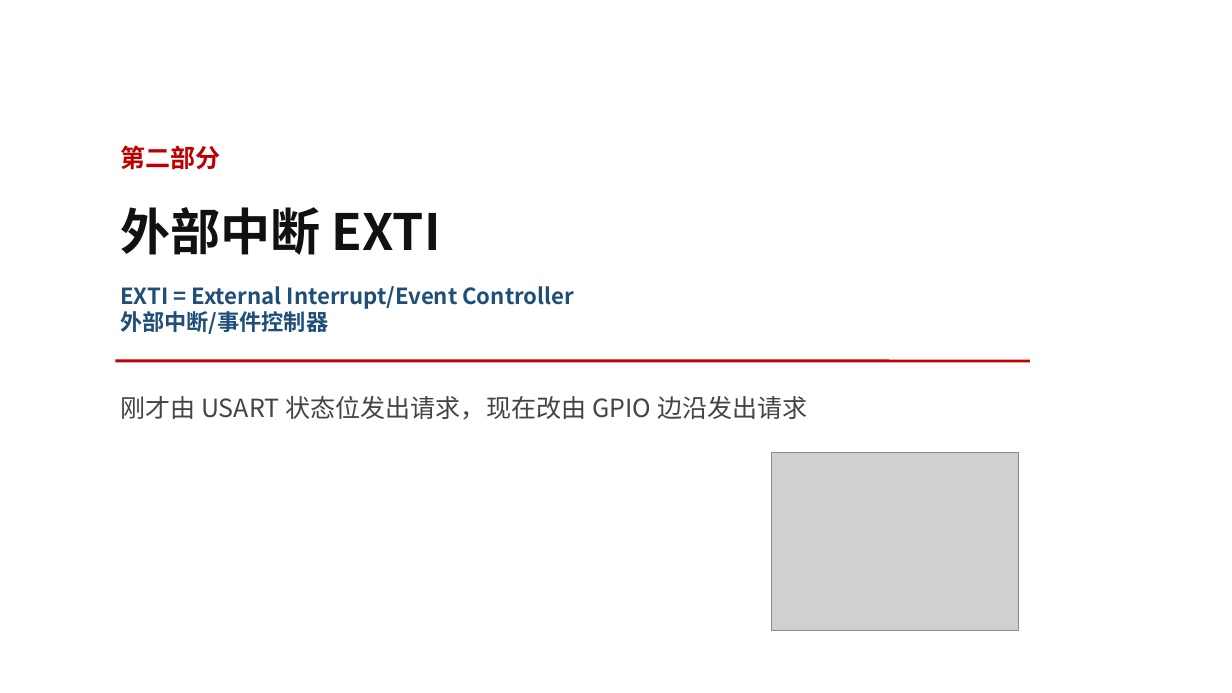
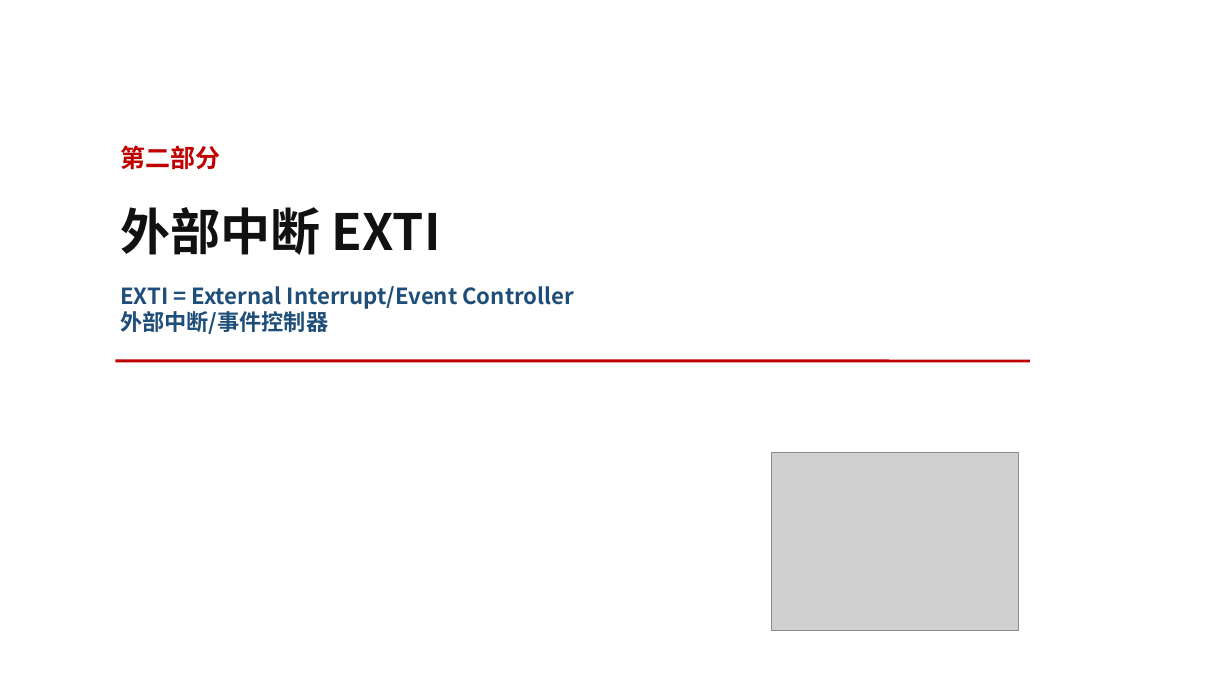
Before and after one commit to GMasterEmbeddedGroup/GmasterDoc, a slide deck: slide 38 of docs/软件组/培训/Lecture/Lecture5.pptx. Drawn at 1232x693 pixels with LibreOffice and Linux fonts; fonts in the diff are those of the drawing; grey boxes stand for pictures. Boxes give left, top, right and bottom in pixels: in the first picture for what was removed or moved away, otherwise in the second. Text is boxed around its words. In the diff, an @@ line names an element or a change of style, - is before the commit and + after.

Commit message:
更新 Lecture 5 课件及在线 PDF

```diff
--- a/docs/软件组/培训/Lecture/Lecture5.pptx
+++ b/docs/软件组/培训/Lecture/Lecture5.pptx
@@ text removed at [120, 396, 807, 420] @@
-刚才由 USART 状态位发出请求，现在改由 GPIO 边沿发出请求
```
Also in this commit, not shown: 1 other file.
